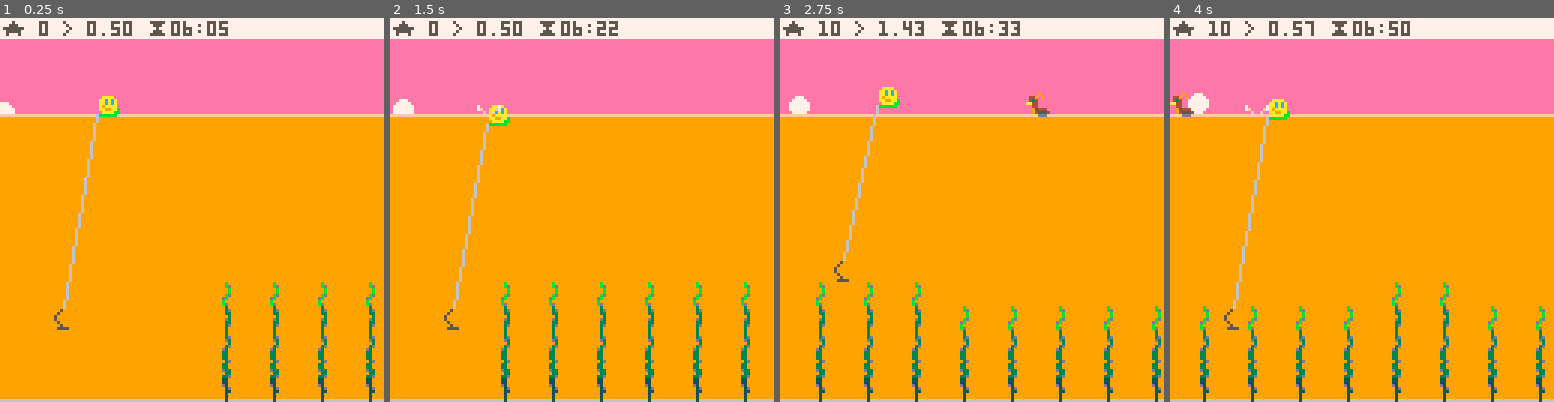
Above: before the commit, frames 1-4 (left to right).
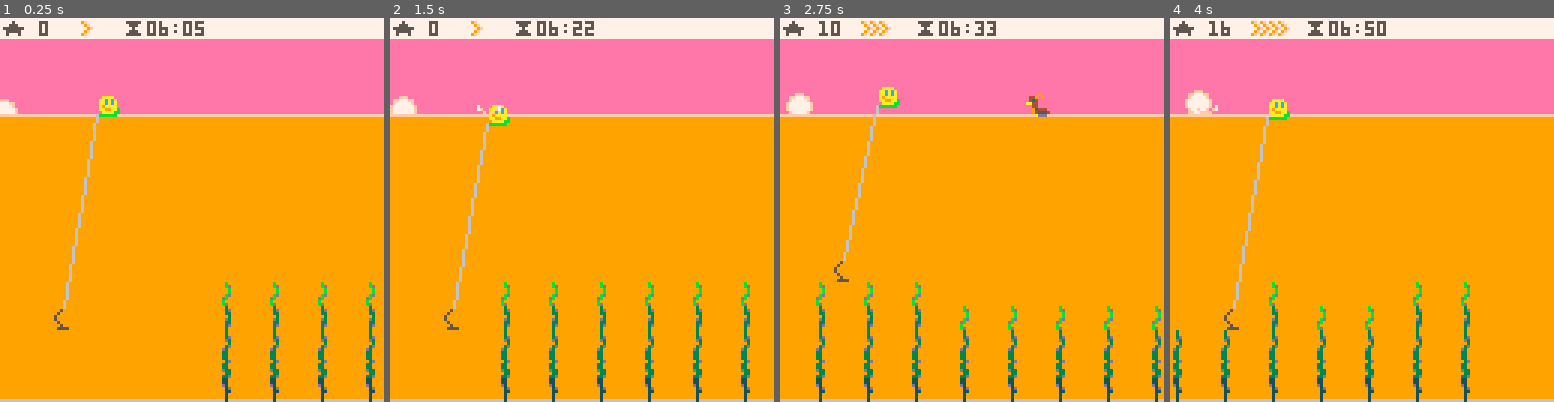
Above: after the commit, the same moments.

Repository: broquaint/pico8-carts
Game: PICO-8 cartridge eggjam18.p8
Two runs of this game, one before a commit and one after it. Both use one fixed random seed, a clock stepped at 60 frames per second and the inputs below.
Inputs:
- Up to frame 1 (0.25 s): no input
- Up to frame 2 (1.5 s): tap X (X key) at 0.33, 1.07 s; tap O (Z key) at 0.7 s
- Up to frame 3 (2.75 s): hold Right 1.6-2.1 s; tap O (Z key) at 1.7, 2.1, 2.5 s; tap X (X key) at 1.85 s; hold Up 2.15-2.42 s; hold Right from 2.47 s (still down)
- Up to frame 4 (4 s): tap O (Z key) at 2.9, 3.3, 3.7 s; tap X (X key) at 2.97 s; release Right at 3.03 s; hold Left 3.08-3.58 s; hold Down 3.63-3.97 s

The runs differ from the first frame. In frame 1, 0.8% of the frame differs, in the area x 0-60%, y 0-25%; in frame 2, 0.8%; in frame 3, 0.9%; in frame 4, 6.7%, in the area x 0-98%, y 0-100%.

Commit message:
Change acceleration behaviour
Just have increments rather than a "sliding scale".

Diff:
--- a/eggjam18.p8
+++ b/eggjam18.p8
@@ -17,9 +17,8 @@
 WATER_GRAV  = 12 * 1/40
 AIR_GRAV    = 8  * 1/30
 MAX_SPEED_X = 2.5
-MIN_SPEED_X = 0.25
-ACCEL_X     = 0.02
-DECEL_X     = 0.04
+MIN_SPEED_X = 0.5
+ACCEL_X     = 0.5
 
 -- Default state
 SEAWEED__FRESH = 'fresh'
@@ -46,6 +45,7 @@
          jumping = false,
          bounces = 0,
          points = 0,
+         accelerating = false,
    })
    net = make_obj({
          x = 16,
@@ -192,13 +192,35 @@
    run_animations()
 
    -- player horizontal movement
-   if btn(b_right) then
+   if btnp(b_right) then
       local ps = player.speed_x
-      player.speed_x = ps + ACCEL_X <= MAX_SPEED_X and ps + ACCEL_X or ps
-   end
-   if btn(b_left) then
+      if not(ps + ACCEL_X > MAX_SPEED_X) and not player.accelerating then
+         player.accelerating = true
+         animate(function()
+               local target = ps + ACCEL_X
+               while player.speed_x < target do
+                  player.speed_x += 0.03
+                  yield()
+               end
+               player.speed_x = target
+               player.accelerating = false
+         end)
+      end
+   end
+   if btnp(b_left) then
       local ps = player.speed_x
-      player.speed_x = ps - DECEL_X >= MIN_SPEED_X and ps - DECEL_X or ps
+      if not(ps - ACCEL_X < MIN_SPEED_X) and not player.accelerating then
+         player.accelerating = true
+         animate(function()
+               local target = ps - ACCEL_X
+               while player.speed_x > target do
+                  player.speed_x -= 0.05
+                  yield()
+               end
+               player.speed_x = target
+               player.accelerating = false
+         end)
+      end
    end
 
    -- jump/water physics
@@ -255,6 +277,8 @@
    camera(cam.x, cam.y)
 
    rectfill(cam.x, cam.y,  cam.x+127, cam.y+31, pink)
+   pal(ember, coral, 0)
+   circfill(sun.x+cam.x, sun.y, 4, ember)
    circfill(sun.x+cam.x, sun.y, 3, white)
    rectfill(cam.x, cam.y+32, cam.x+127, cam.y+127, orange)
    line(cam.x, WATER_LINE, cam.x+127, WATER_LINE, peach)
@@ -265,10 +289,16 @@
    rectfill(cam.x, cam.y, cam.x+127, cam.y+6, white)
 
    -- print(dumper(player.speed_x, ' @ ', player.x, ' ^ ', net.speed_y, ' y ', net.y, ' b ', player.bounces), cam.x+1, cam.y+1, slate)
+   pal(ember, coral, 0)
+   for i = 1,(player.speed_x/ACCEL_X) do
+      print('>', cam.x+24+(i*3), 1, orange)
+      print('>', cam.x+25+(i*3), 1, coral)
+   end
+
    local mins = flr(sun.minute % 60)
    local hour = flr(6 + (sun.minute/60))
    local time = (hour < 10 and '0'..hour or hour)..':'..(mins < 10 and '0'..mins or mins)
-   print(dumper('★ ', player.points, ' > ', player.speed_x, ' ⧗', time), cam.x+1, 1, slate)
+   print(dumper('★ ', player.points, '      ⧗', time), cam.x+1, 1, slate)
 
    pal(storm, sea, 1)
    for sw in all(level) do
